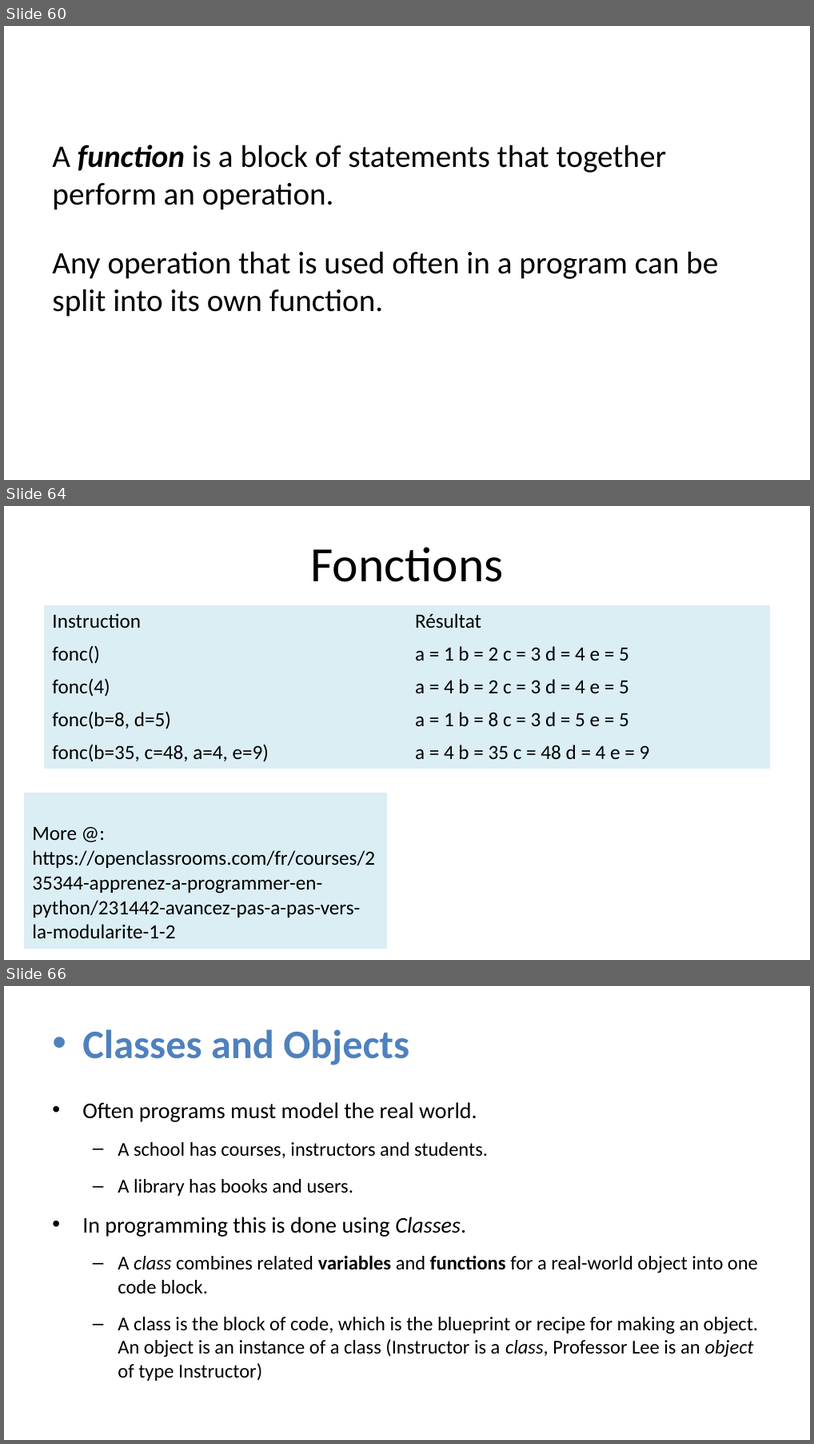
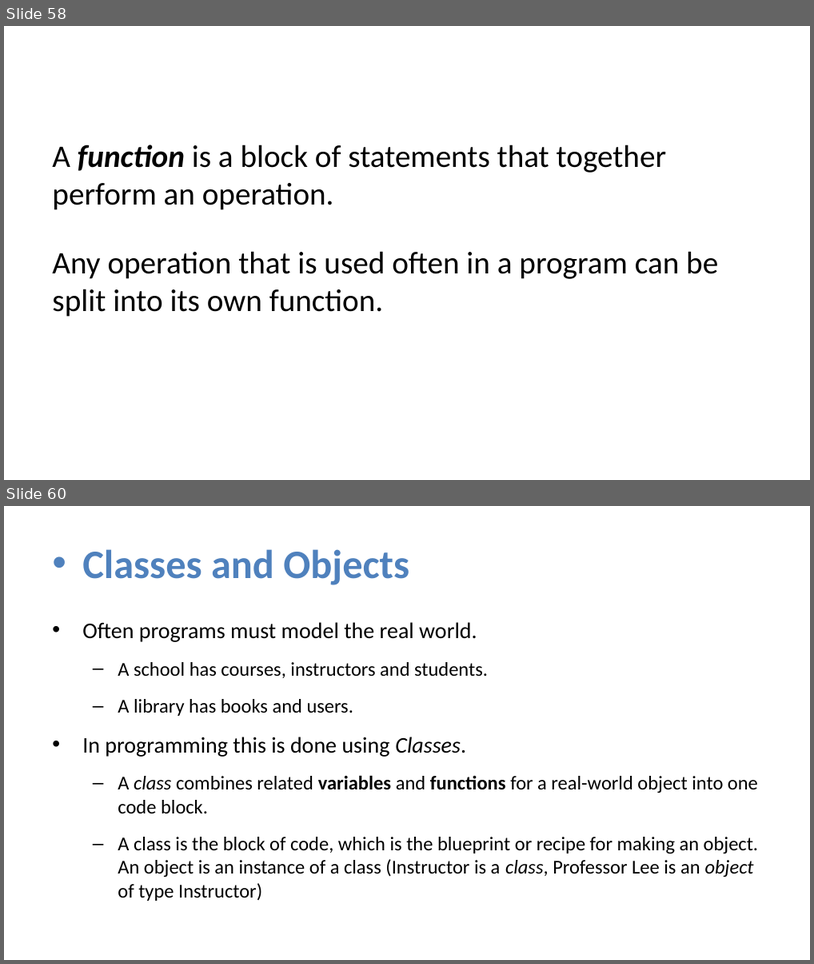
Before and after one commit to julienPalleau/Udemy, a slide deck: PythonParLaPratique 101 exercices/Python in 90 minutes [Enregistrement automatique].pptx. Shown one above the other, each under a label of ours: slides 60, 64 and 66 before the commit, slides 58 and 60 after it; the slides between them are not shown. The pictures are 814x1444 and 814x964 pixels, drawn with LibreOffice and Linux fonts; fonts in the diff are those of the drawing. Boxes give left, top, right and bottom in pixels: in the first picture for what was removed or moved away, otherwise in the second. Text is boxed around its words. In the diff, an @@ line names an element or a change of style, - is before the commit and + after.

```diff
--- a/PythonParLaPratique 101 exercices/Python in 90 minutes [Enregistrement automatique].pptx
+++ b/PythonParLaPratique 101 exercices/Python in 90 minutes [Enregistrement automatique].pptx
@@ slide 64 removed at (x1=4, y1=506, x2=810, y2=960), background #FFFFFF @@
@@ title removed at (x1=310, y1=547, x2=503, y2=582) @@
-Fonctions
@@ table removed at (x1=44, y1=605, x2=770, y2=767), 5 rows, 2 columns @@
-Instruction | Résultat
-fonc() | a = 1 b = 2 c = 3 d = 4 e = 5
-fonc(4) | a = 4 b = 2 c = 3 d = 4 e = 5
-fonc(b=8, d=5) | a = 1 b = 8 c = 3 d = 5 e = 5
-fonc(b=35, c=48, a=4, e=9) | a = 4 b = 35 c = 48 d = 4 e = 9
@@ table removed at (x1=24, y1=760, x2=750, y2=960), 5 rows, 2 columns @@
- | 
-More @: https://openclassrooms.com/fr/courses/235344-apprenez-a-programmer-en-python/231442-avancez-pas-a-pas-vers-la-modularite-1-2 | 
- | 
- | 
- | 
@@ what was slide 60 is now slide 58 @@
@@ what was slide 66 is now slide 60 @@
```
Also in this commit, not shown: 2 slides changed, 1 slide added, 6 other slides removed.
